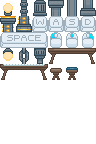
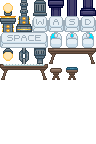
Before/after of a 96 x 144 layered artwork. What changed in the layer stack:
added layer "Layer 92" (multiply, 36%) above "Layer 85" over (49, 4, 95, 15)
painted on "Layer 85" over (3, 0, 96, 61)
